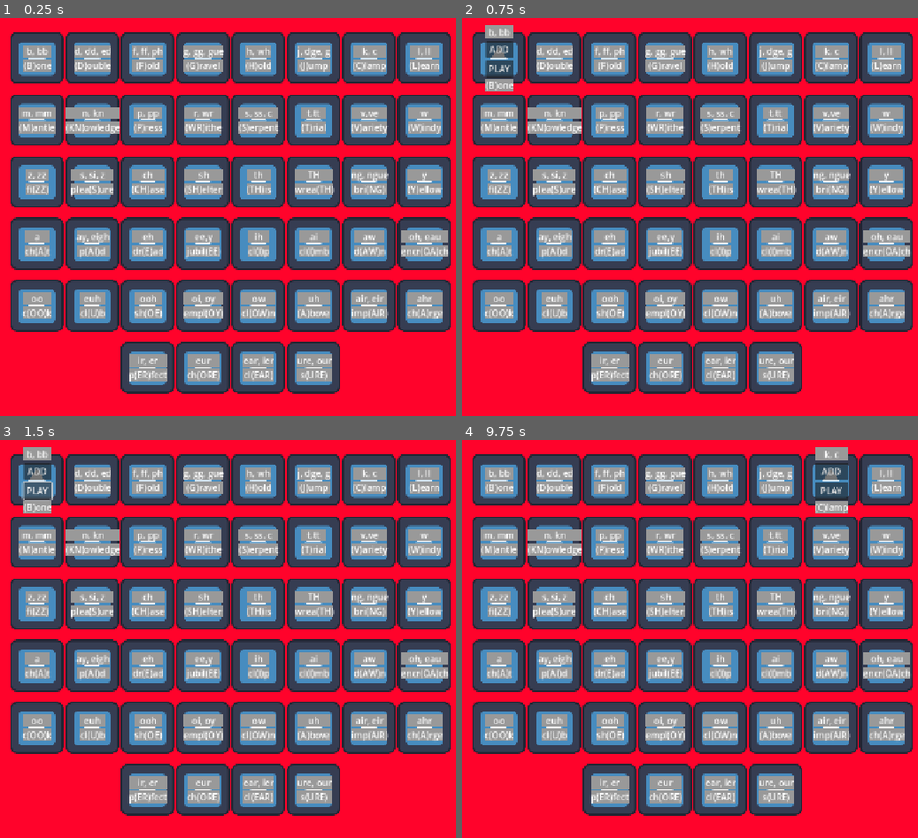
Above: before the commit, frames 1-4 (two rows, left to right).
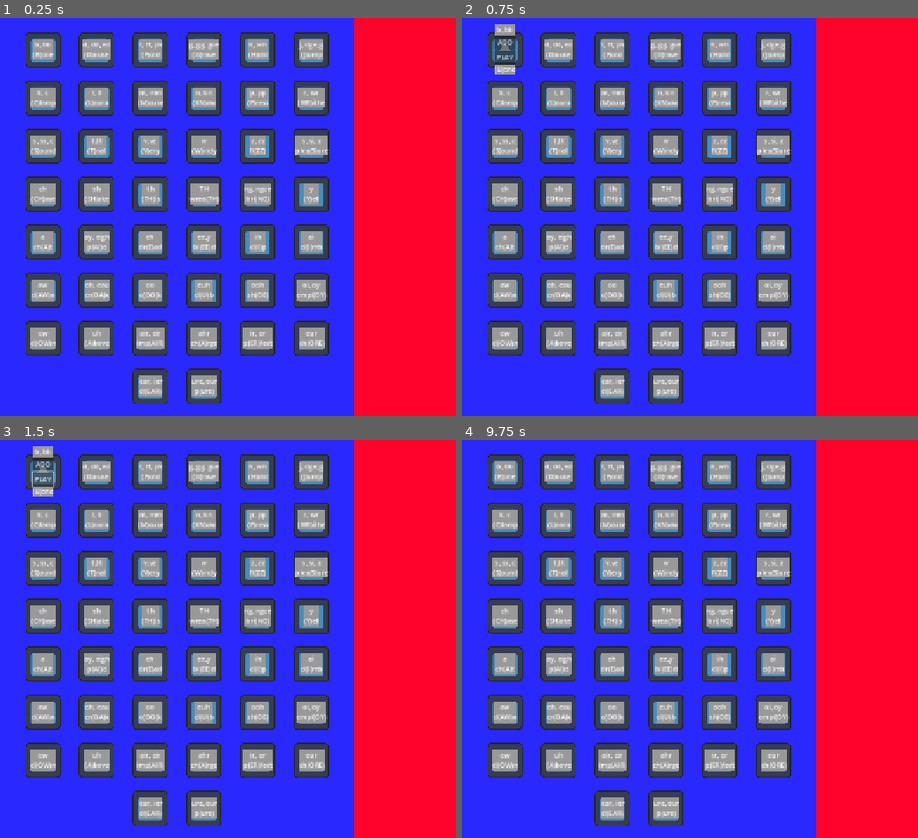
Above: after the commit, the same moments.

Repository: sym-z/phonetic-hangman
Game: Godot game, scene res://scenes/word_builder.tscn
Same seed, same stepped clock (60 frames per second), same inputs: the game is played once before the commit and once after it. The project has no main scene, so this scene is started directly. The engine's default icon, where the game draws it, is replaced by a stand-in: a white triangle on a blue panel in a dark square.
Inputs (mouse positions are in pixels of both pictures, inside the frame that each line leads up to):
- Up to frame 1 (0.25 s): no input
- Up to frame 2 (0.75 s): tap Enter at 0.5 s; move the mouse to (498, 57) at 0.52 s
- Up to frame 3 (1.5 s): click "PLAY" at 1.25 s
- Up to frame 4 (9.75 s): click "PLAY" at 2 s; click "ADD" at 2.75 s; click "ADD" at 3.5 s; click "ADD" at 4.25 s; click "PLAY" at 5 s; tap Space at 5.75, 7.25, 8.75 s; move the mouse to (553, 479) at 5.77 s; tap Enter at 6.5, 8 s; move the mouse to (607, 479) at 6.52 s; move the mouse to (667, 479) at 7.27 s; move the mouse to (721, 479) at 8.02 s; move the mouse to (776, 479) at 8.77 s; move the mouse to (831, 479) at 9.52 s

The runs differ from the first frame. In frame 1, 85% of the frame differs, in the area x 0-99%, y 0-100%; in frame 2, 85%; in frame 3, 85%; in frame 4, 85%.

Commit message:
new markdown, more refinement

Diff:
--- a/src/globals/libraries.gd
+++ b/src/globals/libraries.gd
@@ -97,37 +97,37 @@
 # Holds the word examples of the phonemes
 var word_lib : Dictionary[int,String] = {
 	0 : "(B)one",
-	1 : "(D)ouble",
+	1 : "(D)ouse",
 	2 : "(F)old",
-	3 : "(G)ravel",
+	3 : "(G)rave",
 	4 : "(H)old",
 	5 : "(J)ump",
 	6 : "(C)lamp",
 	7 : "(L)earn",
-	8 : "(M)antle",
-	9 : "(KN)owledge",
+	8 : "(M)ouse",
+	9 : "(KN)ow",
 	10 : "(P)ress",
 	11 : "(WR)ithe",
-	12 : "(S)erpent",
+	12 : "(S)ound",
 	13 : "(T)rial",
-	14 : "(V)ariety",
+	14 : "(V)ery",
 	15 : "(W)indy",
 	16 : "fi(ZZ)",
 	17 : "plea(S)ure",
 	18 : "(CH)ase",
-	19 : "(SH)elter",
+	19 : "(SH)ake",
 	20 : "(TH)is",
 	21 : "wrea(TH)",
 	22 : "bri(NG)",
-	23 : "(Y)ellow",
+	23 : "(Y)ell",
 	24 : "ch(A)t",
 	25 : "p(AI)d",
 	26 : "dr(E)ad",
-	27 : "jubil(EE)",
+	27 : "bl(EE)d",
 	28 : "cl(I)p",
 	29 : "cl(I)mb",
 	30 : "d(AW)n",
-	31 : "encr(OA)ch",
+	31 : "cr(OA)k",
 	32 : "c(OO)k",
 	33 : "cl(U)b",
 	34 : "sh(OE)",
@@ -139,7 +139,7 @@
 	40 : "p(ER)fect",
 	41 : "ch(ORE)",
 	42 : "cl(EAR)",
-	43 : "s(URE)",
+	43 : "p(ure)",
 }
 var frame_lib : Dictionary[int,Array] = {
 	0 : [],
--- a/src/prefabs/phoneme_selection/phoneme_selection.tscn
+++ b/src/prefabs/phoneme_selection/phoneme_selection.tscn
@@ -19,14 +19,14 @@
 [sub_resource type="StyleBoxFlat" id="StyleBoxFlat_eacn2"]
 
 [sub_resource type="RectangleShape2D" id="RectangleShape2D_mi4rm"]
-size = Vector2(70, 65)
+size = Vector2(64, 63.5)
 
 [node name="Phoneme Selection" type="Control" node_paths=PackedStringArray("letter_representation", "word_example", "add_button", "play_button")]
-custom_minimum_size = Vector2(96, 96)
+custom_minimum_size = Vector2(64, 64)
 layout_mode = 3
-anchor_right = 0.075
-anchor_bottom = 0.133
-offset_bottom = 0.239998
+anchor_right = 0.05
+anchor_bottom = 0.089
+offset_bottom = -0.0800018
 grow_horizontal = 2
 grow_vertical = 2
 mouse_filter = 1
@@ -47,7 +47,7 @@
 grow_vertical = 2
 
 [node name="AnimatedSprite2D" type="AnimatedSprite2D" parent="Animation"]
-scale = Vector2(0.75, 0.726563)
+scale = Vector2(0.5, 0.5)
 sprite_frames = SubResource("SpriteFrames_r67pn")
 centered = false
 
@@ -67,16 +67,18 @@
 anchor_top = 0.5
 anchor_right = 0.5
 anchor_bottom = 0.5
-offset_left = -17.0
-offset_top = -24.0
-offset_right = 18.0
-offset_bottom = 26.0
+offset_left = -13.0
+offset_top = -17.0
+offset_right = 13.0
+offset_bottom = 17.0
 grow_horizontal = 2
 grow_vertical = 2
+theme_override_constants/separation = 0
 
 [node name="Letter Name" type="Label" parent="Tips/Tip Container"]
 layout_mode = 2
 mouse_filter = 1
+theme_override_font_sizes/font_size = 12
 theme_override_styles/normal = SubResource("StyleBoxFlat_mi4rm")
 text = "B"
 horizontal_alignment = 1
@@ -85,17 +87,20 @@
 visible = false
 layout_mode = 2
 mouse_filter = 1
+theme_override_font_sizes/font_size = 12
 text = "ADD"
 
 [node name="Play" type="Button" parent="Tips/Tip Container"]
 visible = false
 layout_mode = 2
 mouse_filter = 1
+theme_override_font_sizes/font_size = 12
 text = "PLAY"
 
 [node name="Word Example" type="Label" parent="Tips/Tip Container"]
 layout_mode = 2
 mouse_filter = 1
+theme_override_font_sizes/font_size = 12
 theme_override_styles/normal = SubResource("StyleBoxFlat_eacn2")
 text = "BUG"
 horizontal_alignment = 1
@@ -103,7 +108,7 @@
 [node name="Mouse Detector" type="Area2D" parent="."]
 
 [node name="CollisionShape2D" type="CollisionShape2D" parent="Mouse Detector"]
-position = Vector2(49, 48.5)
+position = Vector2(32, 32.25)
 shape = SubResource("RectangleShape2D_mi4rm")
 
 [connection signal="mouse_entered" from="Mouse Detector" to="." method="_on_mouse_detector_mouse_entered"]
--- a/src/scenes/word_builder.tscn
+++ b/src/scenes/word_builder.tscn
@@ -22,7 +22,7 @@
 [node name="MarginContainer" type="MarginContainer" parent="."]
 layout_mode = 1
 anchors_preset = -1
-anchor_right = 0.65
+anchor_right = 0.5
 anchor_bottom = 1.0
 grow_horizontal = 2
 grow_vertical = 2
@@ -30,7 +30,8 @@
 
 [node name="HFlowContainer" type="HFlowContainer" parent="MarginContainer"]
 layout_mode = 2
-theme_override_constants/v_separation = 16
+theme_override_constants/h_separation = 33
+theme_override_constants/v_separation = 23
 alignment = 1
 
 [node name="Phoneme Selection" parent="MarginContainer/HFlowContainer" instance=ExtResource("1_m88uk")]
Binary file changed: src/background_reference.png
Not shown, added: docs/TODO.md
